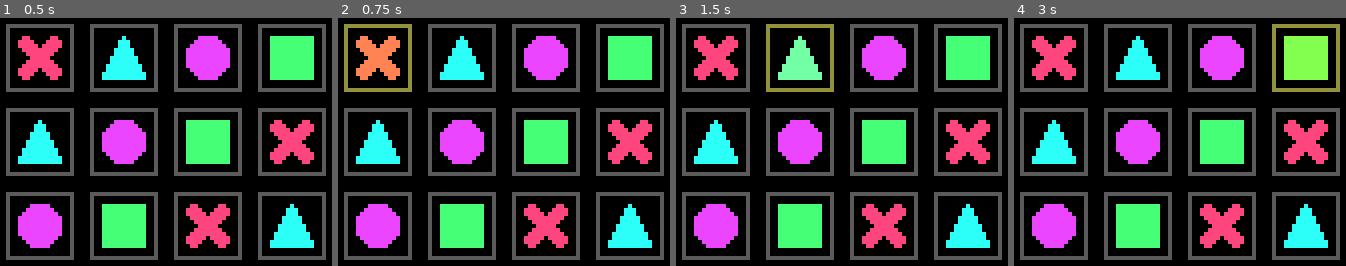
Above: before the commit, frames 1-4 (left to right).
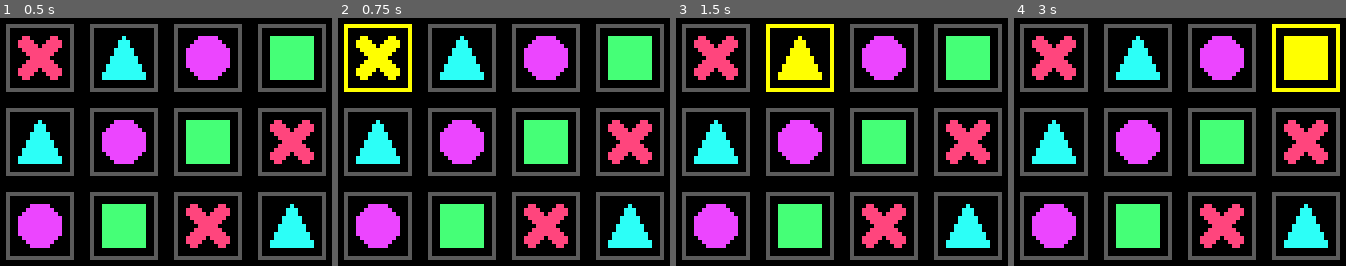
Above: after the commit, the same moments.

Repository: fedetibaldo/connection-redux
Game: Godot game, scene res://Game.tscn
The game is run twice, just before and just after one commit, with the same random seed, the same clock (stepped at 60 frames per second) and the same inputs.
Inputs (mouse positions are in pixels of both pictures, inside the frame that each line leads up to):
- Up to frame 1 (0.5 s): no input
- Up to frame 2 (0.75 s): tap Enter at 0.5 s; move the mouse to (377, 57) at 0.52 s; click (377, 57) at 0.67 s
- Up to frame 3 (1.5 s): tap Space at 1.25 s; move the mouse to (798, 57) at 1.27 s; click (798, 57) at 1.42 s
- Up to frame 4 (3 s): tap Enter at 2 s; move the mouse to (1223, 57) at 2.02 s; click (1223, 57) at 2.17 s; tap Space at 2.75 s; move the mouse to (1306, 57) at 2.77 s; click (1306, 57) at 2.92 s

Frame 1 is identical in both runs. In frame 2, 2.8% of the frame differs, in the area x 1-23%, y 2-30%; in frame 3, 2.6%; in frame 4, 3.6%, in the area x 77-99%, y 2-30%.

Commit message:
Tweak motion based on live device tests

Diff:
--- a/godot/board/Board.gd
+++ b/godot/board/Board.gd
@@ -3,7 +3,6 @@
 class_name Board
 
 onready var connection = $Connection
-onready var fade_tween = $ConnectionFade
 var tiles_selected = []
 var coords_selected = []
 
@@ -42,9 +41,6 @@
 		tile.highlight()
 		tiles_selected.push_back(tile)
 		coords_selected.push_back(coord)
-		# connection logic
-		fade_tween.stop(connection, "modulate")
-		connection.modulate = Color.white
 		connection.add_point(
 			# Ugly code ahead
 			coord * 21 + Vector2(17/2, 17/2) + Vector2(3/2, 0),
@@ -55,19 +51,11 @@
 	if event is InputEventMouseButton:
 		event = event as InputEventMouseButton
 		if event.button_index == BUTTON_LEFT and not event.pressed:
-			# tiles and coords logic
 			for tile in tiles_selected:
 				tile = tile as TileView
 				tile.undo_highlight()
 			tiles_selected = []
 			coords_selected = []
-			# connection logic
-			fade_tween.interpolate_property(
-				connection, "modulate",
-				Color.white, Color.transparent, 0.2
-			)
-			fade_tween.start()
-			yield(fade_tween, "tween_completed")
 			connection.points = PoolVector2Array()
 
 func _process(_delta):
--- a/godot/board/Board.tscn
+++ b/godot/board/Board.tscn
@@ -6,10 +6,8 @@
 [node name="Board" type="Node2D"]
 script = ExtResource( 2 )
 
-[node name="ConnectionFade" type="Tween" parent="."]
-
 [node name="Connection" type="Line2D" parent="."]
-width = 3.0
+width = 5.0
 default_color = Color( 1, 1, 0, 1 )
 
 [node name="Slot 1 1" type="Position2D" parent="."]
--- a/godot/tiles/TileView.gd
+++ b/godot/tiles/TileView.gd
@@ -19,19 +19,8 @@
 func highlight():
 	# Stop any previous animation
 	tween.stop(self, "set_highlight_amount")
-	# Modulate the duration based on the current state
-	var start = get_highlight_amount()
-	var stop = Vector3.ONE
-	var max_duration = .2
-	var distance = start.normalized().distance_to(stop.normalized())
-	var duration = max_duration * distance
-	# Animate
-	tween.interpolate_method(
-		self, "set_highlight_amount",
-		start, stop, duration,
-		Tween.TRANS_LINEAR, Tween.EASE_IN_OUT
-	)
-	tween.start()
+	# Immediatly set it to its maximum value (enchances player feedback)
+	set_highlight_amount(Vector3.ONE)
 
 func undo_highlight():
 	# Stop any previous animation
--- a/godot/tiles/TileView.tscn
+++ b/godot/tiles/TileView.tscn
@@ -11,17 +11,16 @@
 shader_param/highlight_amount = Vector3( 0, 0, 0 )
 
 [sub_resource type="RectangleShape2D" id=2]
-extents = Vector2( 10.5, 10.5 )
+extents = Vector2( 8.5, 8.5 )
 
 [node name="TileView" type="Node2D"]
 material = SubResource( 1 )
 script = ExtResource( 1 )
 
 [node name="CollisionArea" type="Area2D" parent="."]
-position = Vector2( -1, -1 )
 
 [node name="CollisionShape" type="CollisionShape2D" parent="CollisionArea"]
-position = Vector2( 9.5, 9.5 )
+position = Vector2( 8.5, 8.5 )
 shape = SubResource( 2 )
 
 [node name="Background" type="Sprite" parent="."]
